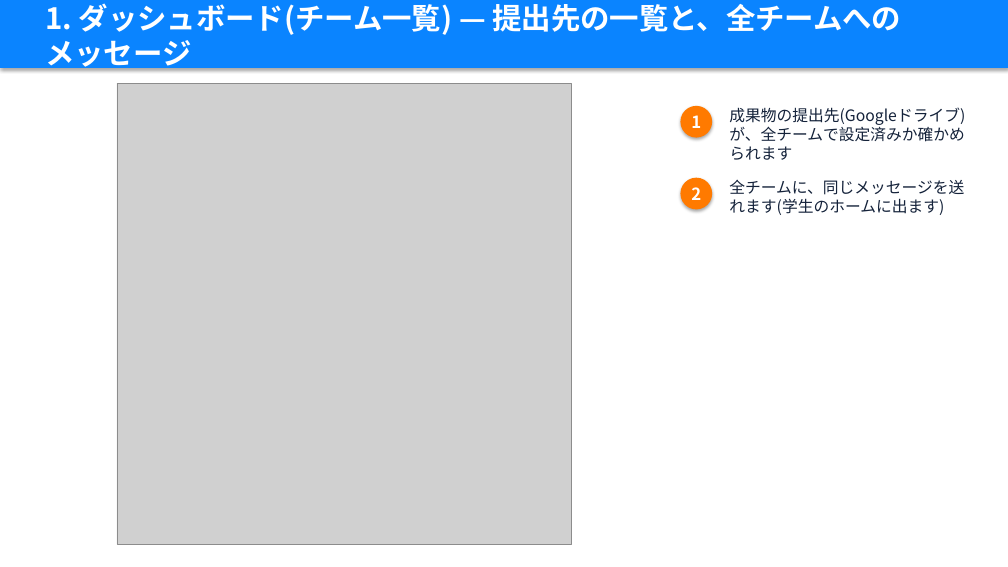
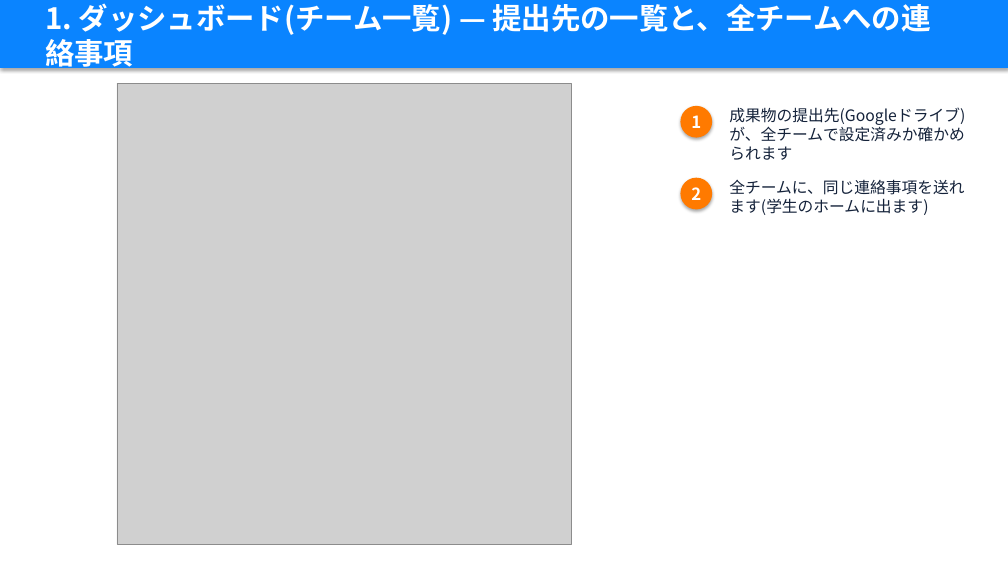
Before and after one commit to takky416-byte/sotsuken_pj_management, a slide deck: slide 4 of docs/manual/卒研PJ管理_説明資料_教員編.pptx. Drawn at 1008x567 pixels with LibreOffice and Linux fonts; fonts in the diff are those of the drawing; grey boxes stand for pictures. Boxes give left, top, right and bottom in pixels: in the first picture for what was removed or moved away, otherwise in the second. Text is boxed around its words. In the diff, an @@ line names an element or a change of style, - is before the commit and + after.

```diff
--- a/docs/manual/卒研PJ管理_説明資料_教員編.pptx
+++ b/docs/manual/卒研PJ管理_説明資料_教員編.pptx
@@ text at box(45, 3, 930, 73): text changed @@
-1. ダッシュボード(チーム一覧) — 提出先の一覧と、全チームへのメッセージ
+1. ダッシュボード(チーム一覧) — 提出先の一覧と、全チームへの連絡事項
@@ text at box(729, 179, 964, 215): text changed @@
-全チームに、同じメッセージを送れます(学生のホームに出ます)
+全チームに、同じ連絡事項を送れます(学生のホームに出ます)
```
Also in this commit, not shown: 6 other slides changed, 19 other files.
